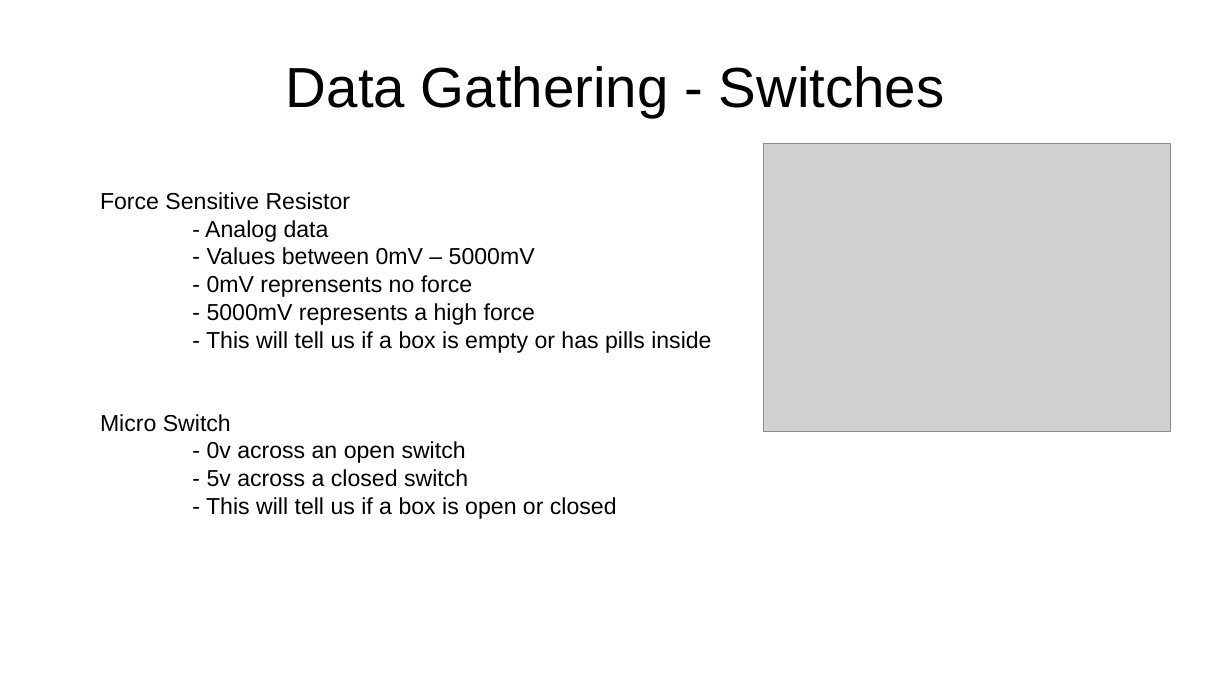
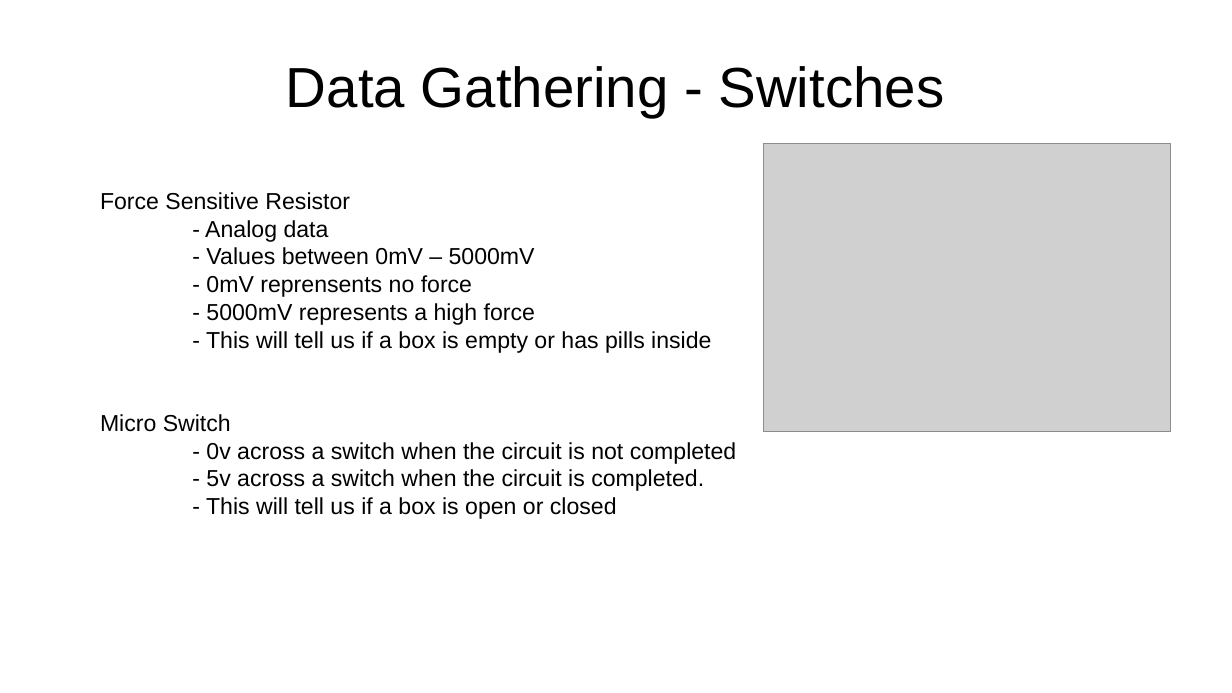
Before and after one commit to cianashby1337/IOT_CA1_Documentation, a slide deck: slide 3 of Slideshow template.pptx. Drawn at 1232x693 pixels with LibreOffice and Linux fonts; fonts in the diff are those of the drawing; grey boxes stand for pictures. Boxes give left, top, right and bottom in pixels: in the first picture for what was removed or moved away, otherwise in the second. Text is boxed around its words. In the diff, an @@ line names an element or a change of style, - is before the commit and + after.

Commit message:
Changed micro switch info

```diff
--- a/Slideshow template.pptx
+++ b/Slideshow template.pptx
@@ text at box(206, 442, 737, 491): text changed @@
-- 0v across an open switch
-- 5v across a closed switch
+- 0v across a switch when the circuit is not completed
+- 5v across a switch when the circuit is completed.
```
